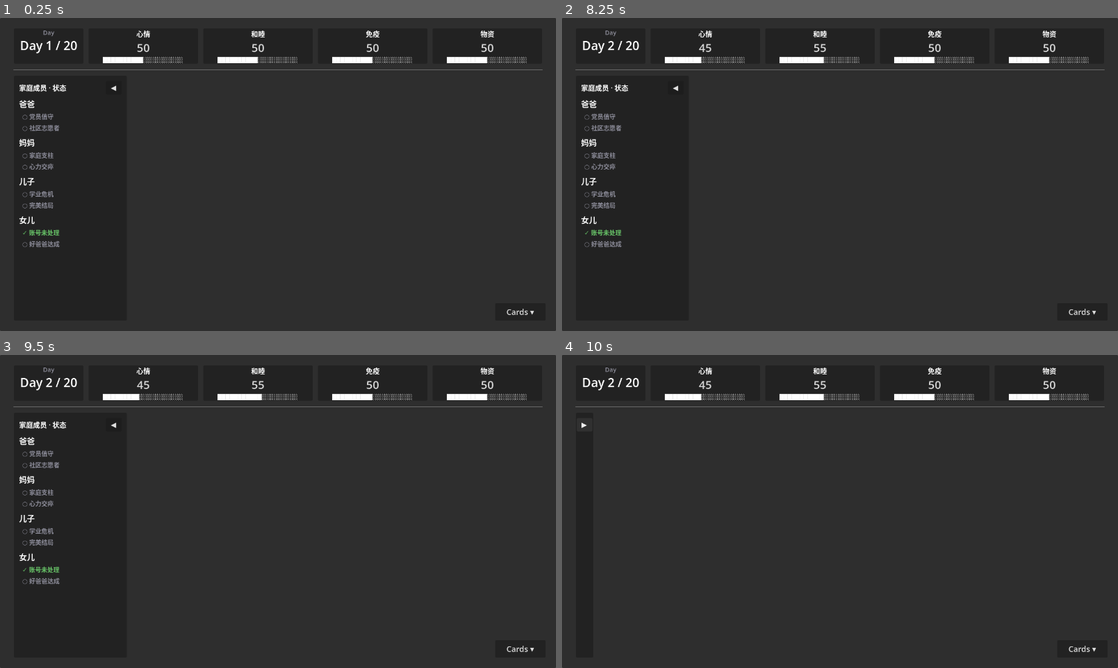
Above: before the commit, frames 1-4 (two rows, left to right).
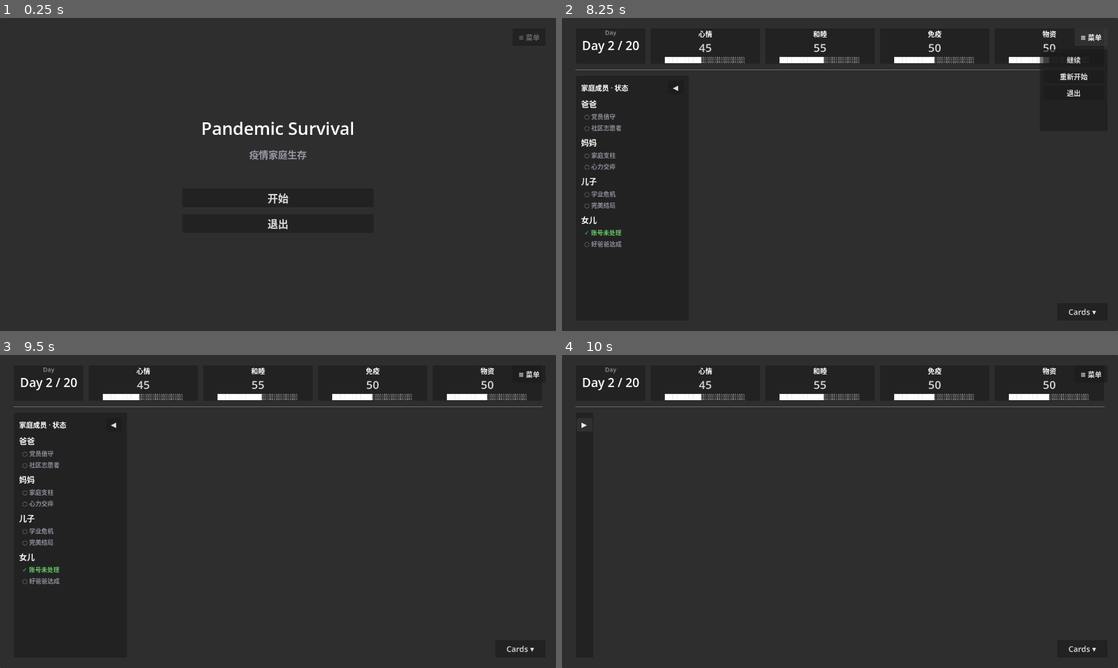
Above: after the commit, the same moments.

Repository: edudong999/GGJ
Game: Godot game, scene res://scenes/Main.tscn
The game is run twice, just before and just after one commit, with the same random seed, the same clock (stepped at 60 frames per second) and the same inputs.
Inputs (mouse positions are in pixels of both pictures, inside the frame that each line leads up to):
- Up to frame 1 (0.25 s): no input
- Up to frame 2 (8.25 s): click (1090, 36) at 0.5 s, where only the run after the commit has a clickable "≡ 菜单"; click (840, 196) at 1.25 s, where only the run after the commit has a clickable "开始"; click "◀" at 2 s; click "▶" at 2.75 s; click "Cards ▾" at 3.5 s; click "1. 或许我可以修复一下亲子关系" at 4.25 s; click "继续 →" at 5 s; click "◀" at 5.75 s; click "▶" at 6.5 s; click "Cards ▾" at 7.25 s; click (1090, 36) at 8 s, where only the run after the commit has a clickable "≡ 菜单"
- Up to frame 3 (9.5 s): click (511, 395) at 8.75 s, where only the run after the commit has a clickable "继续"
- Up to frame 4 (10 s): click "◀" at 9.5 s

The runs differ from the first frame. In frame 1, 3.1% of the frame differs, in the area x 2-98%, y 4-95%; in frame 2, 0.3%; in frame 3, less than 0.1%; in frame 4, less than 0.1%.

Commit message:
Fix 20-round game-over; add ending photo + start screen + top-right menu
GameState._advance_day now always increments day so the 20th-round
settlement correctly triggers is_game_over() on the next Continue.

EndOverlay now shows a 420x240 colored "photo" above the title — color
and large character vary by ending (圆/稳/援/去/医). EndBadge moved to
top-left so it doesn't fight with the new menu button.

New top-right Menu button toggles a popup with three items:
继续 (close popup), 重新开始 (reset + back to start screen), 退出
(quit). Start screen appears at boot with Start/Quit buttons; Card
button is hidden until the game actually starts.

Co-Authored-By: Claude Opus 4.7 <noreply@anthropic.com>

Diff:
--- a/scenes/Main.tscn
+++ b/scenes/Main.tscn
@@ -254,27 +254,55 @@
 anchor_top = 0.5
 anchor_right = 0.5
 anchor_bottom = 0.5
-offset_left = -320.0
-offset_top = -160.0
-offset_right = 320.0
-offset_bottom = 160.0
-grow_horizontal = 2
-grow_vertical = 2
-theme_override_constants/separation = 16
+offset_left = -340.0
+offset_top = -300.0
+offset_right = 340.0
+offset_bottom = 300.0
+grow_horizontal = 2
+grow_vertical = 2
+theme_override_constants/separation = 12
 alignment = 1
 
+[node name="Photo" type="Control" parent="EndOverlay/VBox"]
+custom_minimum_size = Vector2(420, 240)
+layout_mode = 2
+
+[node name="PhotoBg" type="ColorRect" parent="EndOverlay/VBox/Photo"]
+layout_mode = 1
+anchors_preset = 15
+anchor_right = 1.0
+anchor_bottom = 1.0
+grow_horizontal = 2
+grow_vertical = 2
+mouse_filter = 2
+color = Color(0.3, 0.3, 0.4, 1)
+
+[node name="PhotoLabel" type="Label" parent="EndOverlay/VBox/Photo"]
+layout_mode = 1
+anchors_preset = 15
+anchor_right = 1.0
+anchor_bottom = 1.0
+grow_horizontal = 2
+grow_vertical = 2
+mouse_filter = 2
+text = "圆"
+horizontal_alignment = 1
+vertical_alignment = 1
+theme_override_font_sizes/font_size = 96
+
 [node name="TitleLabel" type="Label" parent="EndOverlay/VBox"]
 layout_mode = 2
 text = "结局"
 horizontal_alignment = 1
-theme_override_font_sizes/font_size = 32
+theme_override_font_sizes/font_size = 28
 
 [node name="TextLabel" type="Label" parent="EndOverlay/VBox"]
 layout_mode = 2
+size_flags_vertical = 3
 text = "(结局描述)"
 horizontal_alignment = 1
 autowrap_mode = 3
-theme_override_font_sizes/font_size = 17
+theme_override_font_sizes/font_size = 16
 
 [node name="ButtonRow" type="HBoxContainer" parent="EndOverlay/VBox"]
 layout_mode = 2
@@ -289,9 +317,10 @@
 [node name="RestartButton" type="Button" parent="EndOverlay/VBox/ButtonRow"]
 layout_mode = 2
 text = "重新开始"
-theme_override_font_sizes/font_size = 20
+theme_override_font_sizes/font_size = 18
 
 [node name="CardButton" type="Button" parent="."]
+visible = false
 layout_mode = 1
 anchors_preset = 3
 anchor_left = 1.0
@@ -310,14 +339,123 @@
 [node name="EndBadge" type="Button" parent="."]
 visible = false
 layout_mode = 1
+anchors_preset = 0
+anchor_left = 0.0
+anchor_right = 0.0
+offset_left = 24.0
+offset_top = 24.0
+offset_right = 240.0
+offset_bottom = 64.0
+grow_horizontal = 0
+grow_vertical = 0
+text = "结局 ▴ 展开"
+theme_override_font_sizes/font_size = 16
+
+[node name="MenuBtn" type="Button" parent="."]
+layout_mode = 1
 anchors_preset = 1
 anchor_left = 1.0
 anchor_right = 1.0
-offset_left = -240.0
+offset_left = -100.0
 offset_top = 24.0
 offset_right = -24.0
 offset_bottom = 64.0
 grow_horizontal = 0
 grow_vertical = 0
-text = "结局 ▴ 展开"
-theme_override_font_sizes/font_size = 16
+text = "≡ 菜单"
+theme_override_font_sizes/font_size = 16
+
+[node name="MenuPopup" type="Panel" parent="."]
+visible = false
+layout_mode = 1
+anchors_preset = 1
+anchor_left = 1.0
+anchor_right = 1.0
+offset_left = -180.0
+offset_top = 72.0
+offset_right = -24.0
+offset_bottom = 260.0
+grow_horizontal = 0
+grow_vertical = 0
+
+[node name="Margin" type="MarginContainer" parent="MenuPopup"]
+layout_mode = 1
+anchors_preset = 15
+anchor_right = 1.0
+anchor_bottom = 1.0
+grow_horizontal = 2
+grow_vertical = 2
+theme_override_constants/margin_left = 8
+theme_override_constants/margin_top = 8
+theme_override_constants/margin_right = 8
+theme_override_constants/margin_bottom = 8
+
+[node name="VBox" type="VBoxContainer" parent="MenuPopup/Margin"]
+layout_mode = 2
+theme_override_constants/separation = 6
+
+[node name="ContinueBtn" type="Button" parent="MenuPopup/Margin/VBox"]
+layout_mode = 2
+text = "继续"
+theme_override_font_sizes/font_size = 16
+
+[node name="RestartBtn" type="Button" parent="MenuPopup/Margin/VBox"]
+layout_mode = 2
+text = "重新开始"
+theme_override_font_sizes/font_size = 16
+
+[node name="QuitBtn" type="Button" parent="MenuPopup/Margin/VBox"]
+layout_mode = 2
+text = "退出"
+theme_override_font_sizes/font_size = 16
+
+[node name="StartScreen" type="Panel" parent="."]
+layout_mode = 1
+anchors_preset = 15
+anchor_right = 1.0
+anchor_bottom = 1.0
+grow_horizontal = 2
+grow_vertical = 2
+
+[node name="VBox" type="VBoxContainer" parent="StartScreen"]
+layout_mode = 1
+anchors_preset = 8
+anchor_left = 0.5
+anchor_top = 0.5
+anchor_right = 0.5
+anchor_bottom = 0.5
+offset_left = -220.0
+offset_top = -180.0
+offset_right = 220.0
+offset_bottom = 180.0
+grow_horizontal = 2
+grow_vertical = 2
+theme_override_constants/separation = 16
+alignment = 1
+
+[node name="Title" type="Label" parent="StartScreen/VBox"]
+layout_mode = 2
+text = "Pandemic Survival"
+horizontal_alignment = 1
+theme_override_font_sizes/font_size = 40
+
+[node name="Subtitle" type="Label" parent="StartScreen/VBox"]
+layout_mode = 2
+text = "疫情家庭生存"
+horizontal_alignment = 1
+theme_override_font_sizes/font_size = 22
+theme_override_colors/font_color = Color(0.6, 0.6, 0.65, 1)
+
+[node name="Spacer" type="Control" parent="StartScreen/VBox"]
+custom_minimum_size = Vector2(0, 30)
+layout_mode = 2
+
+[node name="StartBtn" type="Button" parent="StartScreen/VBox"]
+layout_mode = 2
+text = "开始"
+theme_override_font_sizes/font_size = 24
+
+[node name="StartQuitBtn" type="Button" parent="StartScreen/VBox"]
+layout_mode = 2
+text = "退出"
+theme_override_font_sizes/font_size = 24
--- a/scripts/GameState.gd
+++ b/scripts/GameState.gd
@@ -255,10 +255,11 @@
 
 
 func _advance_day() -> void:
-	if day < MAX_DAYS:
-		day += 1
+	day += 1
+	if day <= MAX_DAYS:
 		pick_day_events()
-	# 最后一天不再抽事件,等下次 apply_option 后 day=MAX_DAYS+1,is_game_over 会触发
+	else:
+		current_round_events = []
 
 
 # ─────────────── 结局判定 ───────────────
--- a/scripts/Main.gd
+++ b/scripts/Main.gd
@@ -27,6 +27,8 @@
 @onready var continue_button: Button = $Settlement/Margin/VBox/ContinueBtn
 
 @onready var end_overlay: Panel = $EndOverlay
+@onready var end_photo_bg: ColorRect = $EndOverlay/VBox/Photo/PhotoBg
+@onready var end_photo_label: Label = $EndOverlay/VBox/Photo/PhotoLabel
 @onready var end_title_label: Label = $EndOverlay/VBox/TitleLabel
 @onready var end_text_label: Label = $EndOverlay/VBox/TextLabel
 @onready var collapse_button: Button = $EndOverlay/VBox/ButtonRow/CollapseBtn
@@ -34,6 +36,15 @@
 @onready var end_badge: Button = $EndBadge
 
 @onready var card_button: Button = $CardButton
+@onready var menu_btn: Button = $MenuBtn
+@onready var menu_popup: Panel = $MenuPopup
+@onready var menu_continue_btn: Button = $MenuPopup/Margin/VBox/ContinueBtn
+@onready var menu_restart_btn: Button = $MenuPopup/Margin/VBox/RestartBtn
+@onready var menu_quit_btn: Button = $MenuPopup/Margin/VBox/QuitBtn
+
+@onready var start_screen: Panel = $StartScreen
+@onready var start_btn: Button = $StartScreen/VBox/StartBtn
+@onready var start_quit_btn: Button = $StartScreen/VBox/StartQuitBtn
 
 var event_panels: Array = []
 var cards_open: bool = false
@@ -47,9 +58,15 @@
 	end_badge.pressed.connect(_on_show_ending)
 	sidebar_toggle_btn.pressed.connect(_on_sidebar_toggle)
 	card_button.pressed.connect(_on_card_button_pressed)
+	menu_btn.pressed.connect(_on_menu_pressed)
+	menu_continue_btn.pressed.connect(_on_menu_continue)
+	menu_restart_btn.pressed.connect(_on_menu_restart)
+	menu_quit_btn.pressed.connect(_on_menu_quit)
+	start_btn.pressed.connect(_on_start_pressed)
+	start_quit_btn.pressed.connect(_on_menu_quit)
 	GameState.start_new_game()
 	_build_event_panels()
-	_refresh_main_scene()
+	_show_start_screen()
 
 
 func _build_event_panels() -> void:
@@ -81,6 +98,56 @@
 			"desc": desc,
 			"options_container": opts,
 		})
+
+
+# ─────────────── 启动 / 菜单 ───────────────
+
+func _show_start_screen() -> void:
+	main_scene.visible = false
+	card_list.visible = false
+	settlement_panel.visible = false
+	end_overlay.visible = false
+	end_badge.visible = false
+	card_button.visible = false
+	menu_popup.visible = false
+	start_screen.visible = true
+
+
+func _on_start_pressed() -> void:
+	start_screen.visible = false
+	main_scene.visible = true
+	card_button.visible = true
+	cards_open = false
+	_refresh_main_scene()
+
+
+func _on_menu_pressed() -> void:
+	menu_popup.visible = not menu_popup.visible
+
+
+func _on_menu_continue() -> void:
+	menu_popup.visible = false
+
+
+func _on_menu_restart() -> void:
+	menu_popup.visible = false
+	_restart_to_start()
+
+
+func _on_menu_quit() -> void:
+	get_tree().quit()
+
+
+func _restart_to_start() -> void:
+	end_overlay.visible = false
+	end_badge.visible = false
+	card_list.visible = false
+	settlement_panel.visible = false
+	card_button.visible = false
+	cards_open = false
+	GameState.start_new_game()
+	_refresh_event_panels()
+	_show_start_screen()
 
 
 # ─────────────── 主场景渲染 ───────────────
@@ -303,6 +370,8 @@
 	_refresh_main_scene()
 
 
+# ─────────────── 结局 ───────────────
+
 func _show_ending() -> void:
 	main_scene.visible = false
 	card_list.visible = false
@@ -310,10 +379,34 @@
 	card_button.visible = false
 	end_overlay.visible = true
 	end_badge.visible = false
+	menu_popup.visible = false
 	var e: Dictionary = GameState.get_ending()
 	end_title_label.text = e["title"]
 	end_text_label.text = e["text"]
+	_apply_ending_photo(e["title"])
 	end_badge.text = "结局: %s ▴ 展开" % e["title"]
+
+
+func _apply_ending_photo(title: String) -> void:
+	match title:
+		"在结束的那一天":
+			end_photo_bg.color = Color(0.95, 0.82, 0.35, 1)
+			end_photo_label.text = "圆"
+		"平庸却坚定的结局":
+			end_photo_bg.color = Color(0.72, 0.66, 0.5, 1)
+			end_photo_label.text = "稳"
+		"还好有政府":
+			end_photo_bg.color = Color(0.4, 0.55, 0.72, 1)
+			end_photo_label.text = "援"
+		"离开":
+			end_photo_bg.color = Color(0.55, 0.28, 0.28, 1)
+			end_photo_label.text = "去"
+		"需要医院":
+			end_photo_bg.color = Color(0.45, 0.65, 0.55, 1)
+			end_photo_label.text = "医"
+		_:
+			end_photo_bg.color = Color(0.3, 0.3, 0.4, 1)
+			end_photo_label.text = "?"
 
 
 func _on_collapse_ending() -> void:
@@ -330,10 +423,5 @@
 
 
 func _on_restart_pressed() -> void:
-	end_overlay.visible = false
-	end_badge.visible = false
-	card_button.visible = true
-	cards_open = false
-	GameState.start_new_game()
-	_refresh_event_panels()
-	_open_cards()
+	_restart_to_start()
+	# 结局页面的「重新开始」直接回到开始界面,与菜单一致
